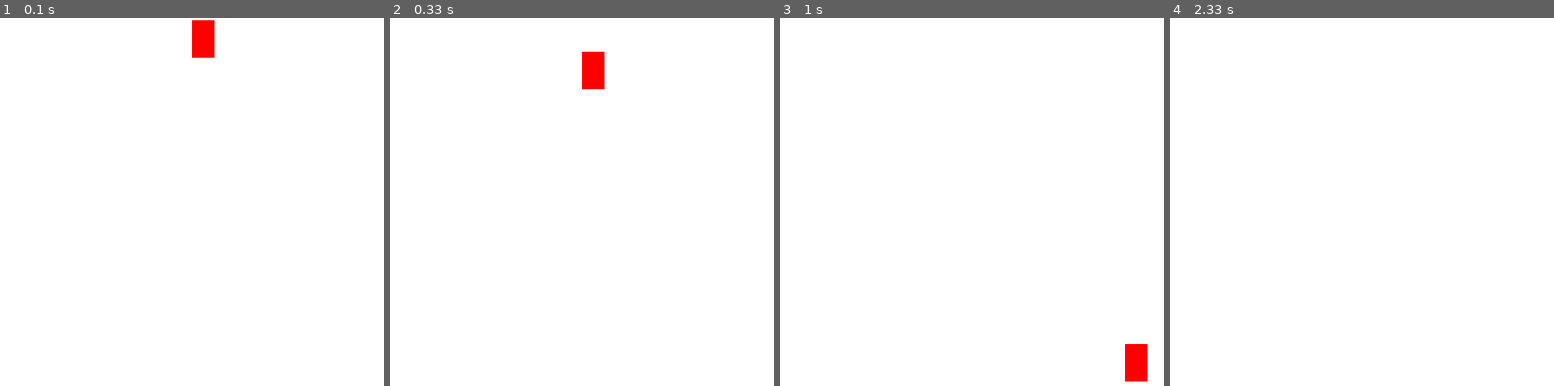
Above: before the commit, frames 1-4 (left to right).
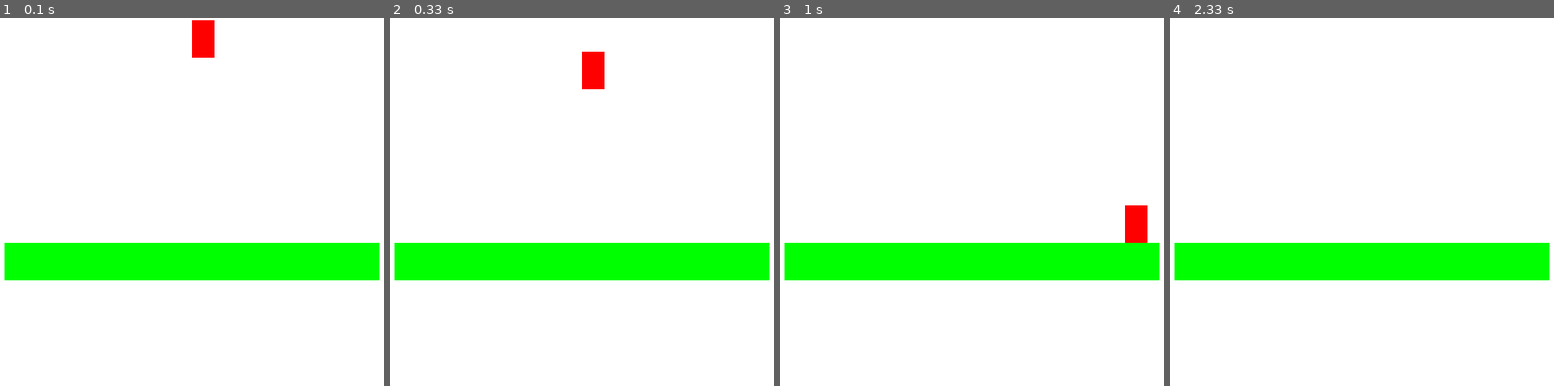
Above: after the commit, the same moments.

Repository: masonmariani44/Student-Projects
Game: pygame game, started from jacob-mason platformer/main.py
The game is run twice, just before and just after one commit, with the same random seed, the same clock (stepped at 60 frames per second) and the same inputs.
Inputs:
- Up to frame 1 (0.1 s): no input
- Up to frame 2 (0.33 s): no input
- Up to frame 3 (1 s): hold D 0.33-0.8 s; hold D from 0.83 s (still down)
- Up to frame 4 (2.33 s): release D at 1.3 s; hold A 1.33-1.87 s

The runs differ from the first frame. In frame 1, 9.9% of the frame differs, in the area x 1-99%, y 61-72%; in frame 2, 9.9%; in frame 3, 11%, in the area x 1-99%, y 50-99%; in frame 4, 9.9%.

Commit message:
Update to repo
More projects uploaded from the office

Diff:
--- a/Kayden Fighting game new/attacks_p1.py
+++ b/Kayden Fighting game new/attacks_p1.py
@@ -7,10 +7,11 @@
         #attack assignment
         self.attacks = {
 
+            "idle" : [pygame.image.load("animations/idle/1.png")],
+
             "jab" : [pygame.image.load("p1_attacks/neutral_air/1.png"),
                      pygame.image.load("p1_attacks/neutral_air/2.png"),
                      pygame.image.load("p1_attacks/neutral_air/3.png"),
                      pygame.image.load("p1_attacks/neutral_air/4.png")]
 
-
         }
--- a/Kayden Fighting game new/level.py
+++ b/Kayden Fighting game new/level.py
@@ -10,4 +10,15 @@
 
     def draw(self, screen):
         for platform in self.platforms:
+
+
+            #TODO this is not done lol
+            player_image = pygame.transform.scale(self.image, self.rect.size)
+            player_image.convert()
+
+            surface.blit(player_image, self.rect)
+            screen.blit(surface, (0, 0))
+
+
+
             pygame.draw.rect(screen, (0,255,0), platform)
--- a/Kayden Fighting game new/main.py
+++ b/Kayden Fighting game new/main.py
@@ -10,6 +10,8 @@
 pygame.init()
 FPS = 30
 screen = pygame.display.set_mode((600,400))
+surface = pygame.Surface(screen.get_size())
+surface = surface.convert()
 pygame.display.set_caption("Fighting Game")
 clock = pygame.time.Clock()
 
@@ -63,9 +65,9 @@
     handle_collision()
 
 def draw():
-    screen.fill((255,255,255))
+    surface.fill((255,255,255))
     level.draw(screen)
-    player.draw(screen)
+    player.draw(screen, surface)
     pygame.display.flip()
 
 def handle_collision():
--- a/Kayden Fighting game new/player.py
+++ b/Kayden Fighting game new/player.py
@@ -20,10 +20,11 @@
 
         self.animation_timer = 0
         self.attack_animation_frame = 0
+        self.current_attack = None
 
         self.attacks = Attacks_P1()
 
-        self.image = self.attacks.attacks["jab"][0]
+        self.image = self.attacks.attacks["idle"][0]
         self.rect = self.image.get_rect()
 
         #attack assignment
@@ -100,9 +101,12 @@
 
 
 
-          # normals
 
-        if pressed_key["normal"] is True:
+
+
+        # normals
+
+        if pressed_key["normal"] is True and self.current_attack is None:
 
             # air normal
             if self.on_ground is False:
@@ -120,10 +124,17 @@
                     pass
             # ground normal
             else:
-                self.animate_attack(clock, "jab")
+                self.current_attack = "jab"
+                # set a state for our current animation, and if we should be animating something rn, we shouldnt even be here
 
 
                 # he has the urgent note
+
+        if self.current_attack is not None:
+            self.animate_attack(clock, self.current_attack)
+        else:
+            # TODO we need seperation between animating attacks vs animating other things...
+            self.animate_attack(clock, "idle")
 
 
 
@@ -133,6 +144,7 @@
     def animate_attack(self, clock, given_attack):
         if self.attack_animation_frame >= len(self.attacks.attacks[given_attack]):
             self.attack_animation_frame = 0
+            self.current_attack = None
             return False
 
         delta_time = clock.tick(30) / 1000.0
@@ -145,7 +157,30 @@
 
 
 
-    def draw(self, screen):
+    def draw(self, screen, surface):
+
+        player_image = pygame.transform.scale(self.image, self.rect.size)
+        player_image.convert()
+
+        surface.blit(player_image, self.rect)
+        screen.blit(surface, (0, 0))
+
         #pygame.draw.rect(screen,(255,0,0), self.rect)
         #pygame.Surface.blit(self.image, screen, self.rect)
-        screen.blit(screen, self.rect)
+        #screen.blit(screen, self.rect)
+
+
+
+
+
+"""
+
+update the player state so that we press a key once and an entire animation plays
+
+make the stage load
+
+clear last frame
+
+cycle back to neutral animation
+
+"""
--- /dev/null
+++ b/adam bruce one off/main.py
@@ -0,0 +1,59 @@
+import pygame
+from pygame import Rect, Vector2
+
+WHITE = (255, 255, 255)
+BLACK = (0, 0, 0)
+RED = (255, 0, 0)
+
+# initialize pygame
+pygame.init()
+screen_size = (700, 500)
+
+# create a window
+screen = pygame.display.set_mode(screen_size)
+pygame.display.set_caption("pygame Test")
+
+# clock is used to set a max fps
+clock = pygame.time.Clock()
+
+# create a demo surface, and draw a red line diagonally across it
+surface_size = (25, 45)
+test_surface = pygame.Surface(surface_size)
+test_surface.fill(WHITE)
+pygame.draw.aaline(test_surface, RED, (0, surface_size[1]), (surface_size[0], 0))
+
+rect = Rect(300, 0, 50, 50)
+velocity = Vector2(0, 0)
+
+running = True
+while running:
+    for event in pygame.event.get():
+        if event.type == pygame.QUIT:
+            running = False
+
+        if event.type == pygame.KEYDOWN:
+            if event.key == pygame.K_d:
+                velocity = Vector2(1, 0)
+            if event.key == pygame.K_a:
+                velocity = Vector2(-1, 0)
+
+    rect.center = Vector2(rect.center) + velocity
+
+    #clear the screen
+    screen.fill(BLACK)
+
+    pygame.draw.rect(screen, (255, 0, 0), rect)
+
+    # draw to the screen
+    # YOUR CODE HERE
+    x = (screen_size[0]/2) - (surface_size[0]/2)
+    y = (screen_size[1]/2) - (surface_size[1]/2)
+    screen.blit(test_surface, (x, y))
+
+    # flip() updates the screen to make our changes visible
+    pygame.display.flip()
+
+    # how many updates per second
+    clock.tick(60)
+
+pygame.quit()
--- /dev/null
+++ b/aj jones new pygame project/main.py
@@ -0,0 +1,28 @@
+import pygame
+from sys import exit
+
+pygame.init()
+screen = pygame.display.set_mode((600, 600))
+
+
+
+def handle_events():
+
+    all_events = pygame.event.get()
+    for event in all_events:
+
+        if event != "":
+            print(event)
+
+        if event.type == pygame.QUIT:
+            pygame.quit()
+            exit()
+
+
+
+
+while True:
+
+    handle_events()
+    #update()
+    #draw()
--- /dev/null
+++ b/amaya cole pygame project/main.py
@@ -0,0 +1,33 @@
+import sys
+
+import pygame
+from pygame.locals import *
+
+from player import Player
+
+pygame.init()
+
+fps = 60
+fpsClock = pygame.time.Clock()
+
+width, height = 640, 480
+screen = pygame.display.set_mode((width, height))
+
+# Game loop.
+while True:
+  screen.fill((0, 0, 0))
+
+  all_events = pygame.event.get()
+  for event in all_events:
+    if event.type == QUIT:
+      pygame.quit()
+      sys.exit()
+
+
+
+  # Update.
+
+  # Draw.
+
+  pygame.display.flip()
+  fpsClock.tick(fps)
--- /dev/null
+++ b/amaya cole pygame project/player.py
@@ -0,0 +1,14 @@
+class Player:
+
+    def __init__(self):
+        pass
+
+
+
+
+
+class Person:
+
+    def __init__(self):
+
+        self.name = 'Mason'
--- /dev/null
+++ b/gavin aj project stuff/main.py
@@ -0,0 +1,26 @@
+import time
+
+age = int(input("Enter your age: "))
+name = input("Enter your name: ")
+
+print("My name is " + name + " my age is " + str(age))
+
+
+time.sleep(3)
+
+if age < 18:
+    print("You are a kid")
+elif age < 35:
+    print("You are a young adult")
+elif age < 65:
+    print("Youre just an adult.")
+elif age > 65:
+    print("You are a senior citizen.")
+
+
+def walk(distance):
+    position += distance
+    print("operation complete")
+    return True
+
+walk(5)
--- a/jacob-mason platformer/main.py
+++ b/jacob-mason platformer/main.py
@@ -2,6 +2,7 @@
 import pygame
 from pygame.locals import *
 from player import Player
+from level import Level
 
 pygame.init()
 
@@ -11,6 +12,7 @@
 clock = pygame.time.Clock()
 
 player = Player()
+level = Level()
 
 
 def handle_events():
@@ -24,11 +26,23 @@
 
 def update(all_events):
     player.update(all_events)
+    handle_collision()
 
 def draw():
     screen.fill((255, 255, 255))
     player.draw(screen)
+    level.draw(screen)
     pygame.display.flip()
+
+
+def handle_collision():
+    for platform in level.solid_ground:
+        player.on_ground = player.rect.colliderect(platform)
+        if player.on_ground:
+            difference = platform.topleft[1] - player.rect.bottomright[1]
+            player.rect.move_ip(0, difference)
+
+
 
 
 def main():
--- a/jacob-mason platformer/player.py
+++ b/jacob-mason platformer/player.py
@@ -13,6 +13,7 @@
     def __init__(self):
         self.rect = Rect(300, 0, 30, 50)
         self.velocity = Vector2(0, 0)
+        self.on_ground = False
 
     def update(self, events):
 
Binary file added: Kayden Fighting game new/animations/idle/1.png
Binary file added: brianna calendar app/calendar app/calendar app/x64/Debug/calendar app.obj
Empty file added: joel kolbe python project/main.py
Not shown, added: Kayden Fighting game new/stage wip.piskel
Not shown, added: aiden singer java project/Main.class
Not shown, added: aiden singer java project/Main.java
Not shown, added: brianna calendar app/Brianna Calendar App/Brianna Calendar App.sln
Not shown, added: brianna calendar app/Brianna Calendar App/Brianna Calendar App/Brianna Calendar App.vcxproj
Not shown, added: brianna calendar app/Brianna Calendar App/Brianna Calendar App/Brianna Calendar App.vcxproj.filters
Not shown, added: brianna calendar app/Brianna Calendar App/Brianna Calendar App/Brianna Calendar App.vcxproj.user
Not shown, added: brianna calendar app/Brianna Calendar App/Brianna Calendar App/x64/Debug/Brianna .9aa4c4aa.tlog/Brianna Calendar App.lastbuildstate
Not shown, added: brianna calendar app/Brianna Calendar App/Brianna Calendar App/x64/Debug/Brianna Calendar App.exe.recipe
(and 37 more such lines)
